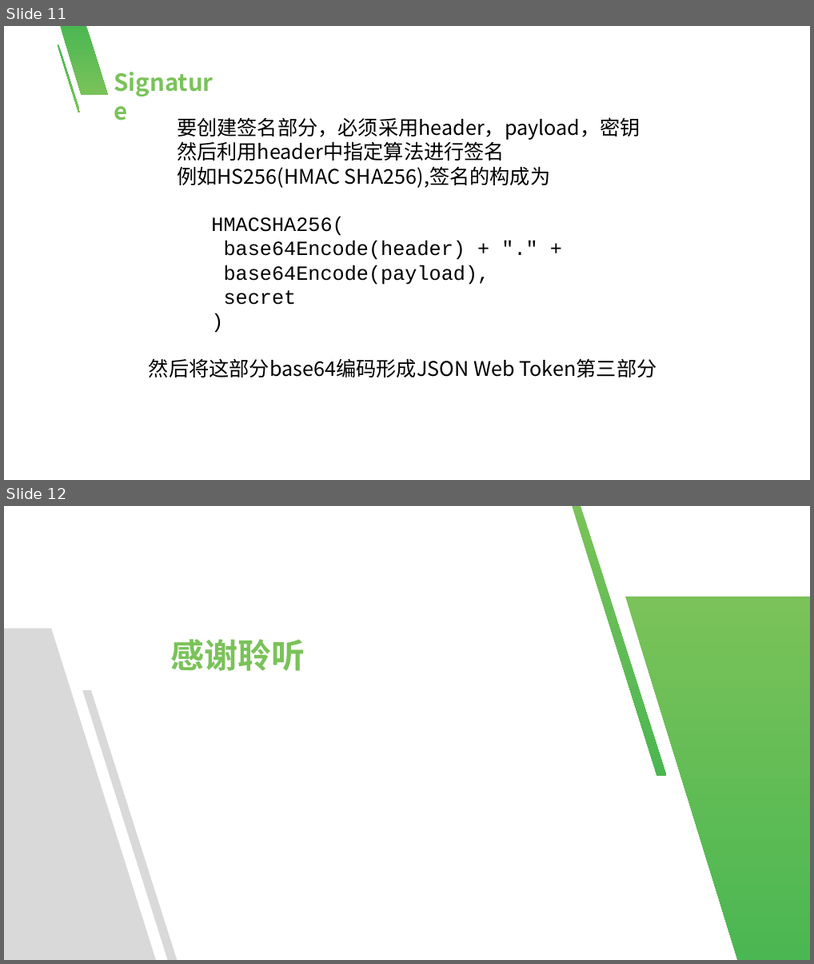
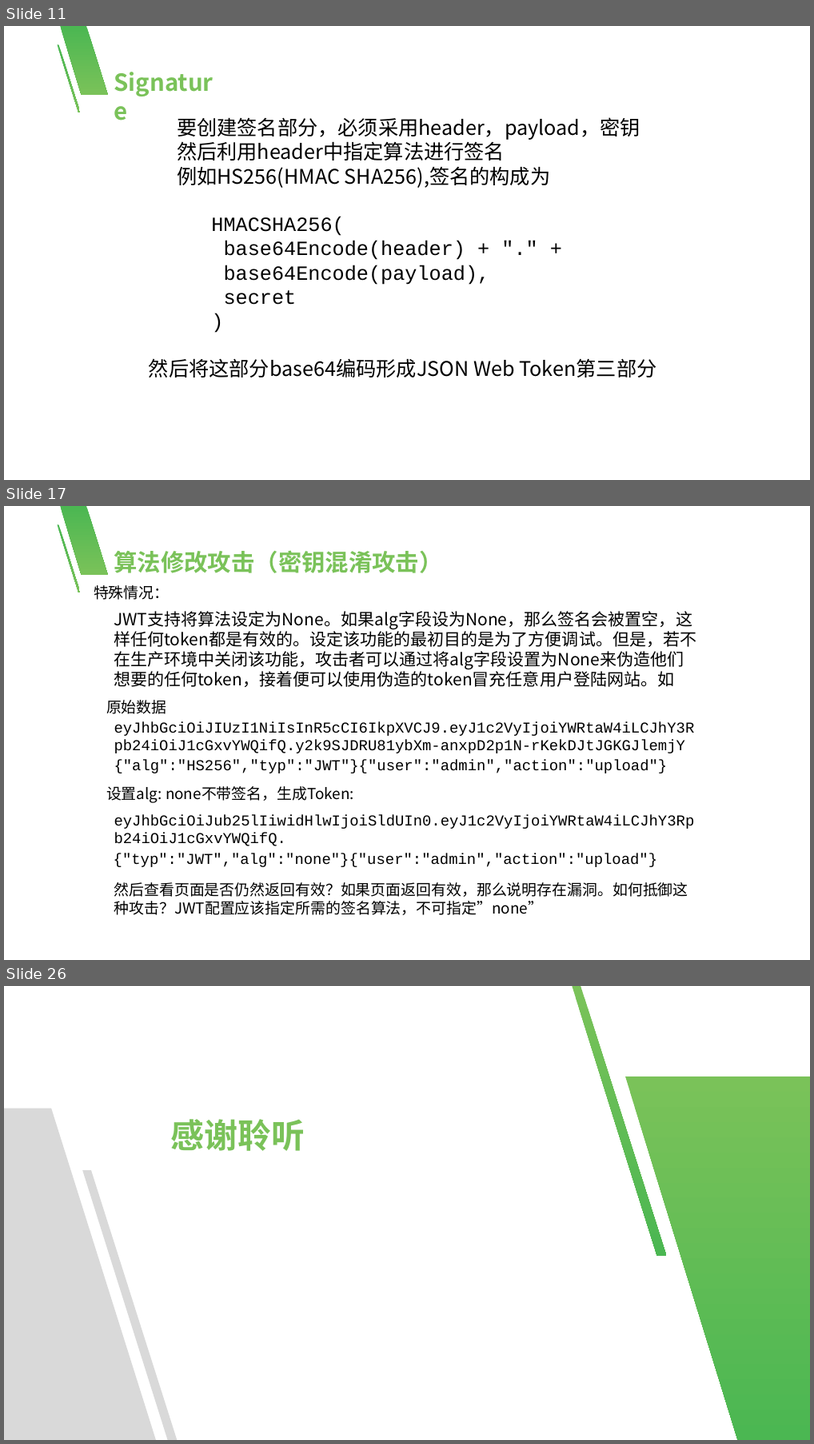
Before and after one commit to xikong-mubai/check_test, a slide deck: web/JWT.pptx. Shown one above the other, each under a label of ours: slides 11 and 12 before the commit, slides 11, 17 and 26 after it; the slides between them are not shown. The pictures are 814x964 and 814x1444 pixels, drawn with LibreOffice and Linux fonts; fonts in the diff are those of the drawing; background and template pictures are left out. Boxes give left, top, right and bottom in pixels: in the first picture for what was removed or moved away, otherwise in the second. Text is boxed around its words. In the diff, an @@ line names an element or a change of style, - is before the commit and + after.

Commit message:
2021.09.13 finished

```diff
--- a/web/JWT.pptx
+++ b/web/JWT.pptx
@@ slide 17 added at bbox=[4, 506, 810, 960], background #FFFFFF; not listed: 2 template elements that a slide beside it also shows @@
@@ text added at bbox=[114, 550, 443, 573], 28 pt, text #7AC259, bold @@
+算法修改攻击（密钥混淆攻击）
@@ text added at bbox=[94, 585, 169, 600], 18 pt, text #000000 @@
+特殊情况：
@@ text added at bbox=[114, 611, 697, 687], 20 pt, text #000000 @@
+JWT支持将算法设定为None。如果alg字段设为None，那么签名会被置空，这样任何token都是有效的。设定该功能的最初目的是为了方便调试。但是，若不在生产环境中关闭该功能，攻击者可以通过将alg字段设置为None来伪造他们想要的任何token，接着便可以使用伪造的token冒充任意用户登陆网站。如
@@ text added at bbox=[106, 700, 167, 714], 18 pt, text #000000 @@
+原始数据
@@ text added at bbox=[114, 721, 695, 753], 18 pt, text #000000 @@
+eyJhbGciOiJIUzI1NiIsInR5cCI6IkpXVCJ9.eyJ1c2VyIjoiYWRtaW4iLCJhY3Rpb24iOiJ1cGxvYWQifQ.y2k9SJDRU81ybXm-anxpD2p1N-rKekDJtJGKGJlemjY
@@ text added at bbox=[114, 760, 668, 773], 18 pt, text #000000 @@
+{"alg":"HS256","typ":"JWT"}{"user":"admin","action":"upload"}
@@ text added at bbox=[106, 786, 354, 803], 18 pt, text #000000 @@
+设置alg: none不带签名，生成Token:
@@ text added at bbox=[114, 814, 695, 828], 18 pt, text #000000 @@
+eyJhbGciOiJub25lIiwidHlwIjoiSldUIn0.eyJ1c2VyIjoiYWRtaW4iLCJhY3Rpb24iOiJ1cGxvYWQifQ.
@@ text added at bbox=[114, 852, 658, 867], 18 pt, text #000000 @@
+{"typ":"JWT","alg":"none"}{"user":"admin","action":"upload"}
@@ text added at bbox=[114, 882, 689, 915], 18 pt, text #000000 @@
+然后查看页面是否仍然返回有效？如果页面返回有效，那么说明存在漏洞。如何抵御这种攻击？JWT配置应该指定所需的签名算法，不可指定”none”
@@ what was slide 12 is now slide 26 @@
```
Also in this commit, not shown: 13 other slides added.
